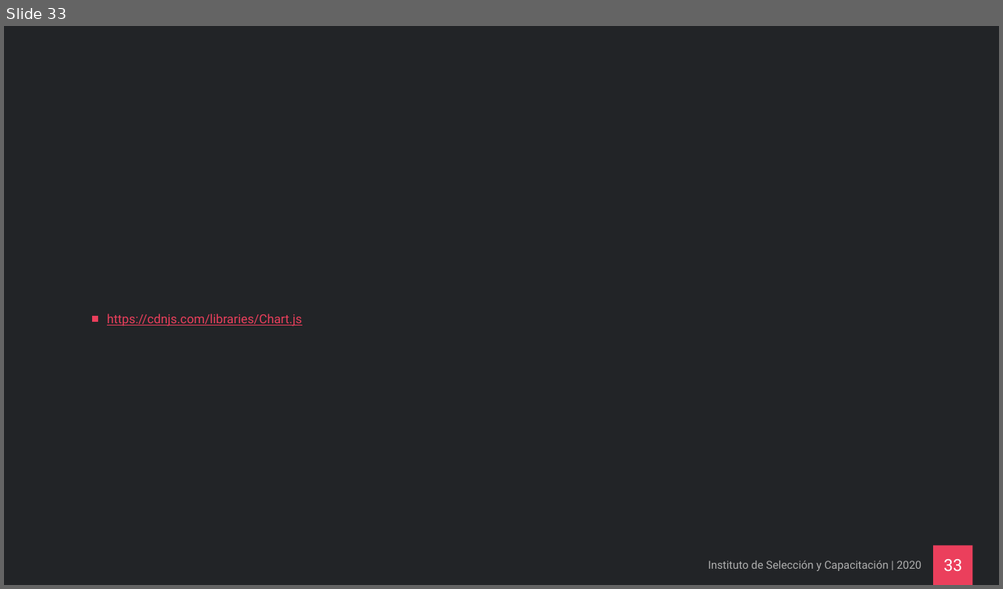
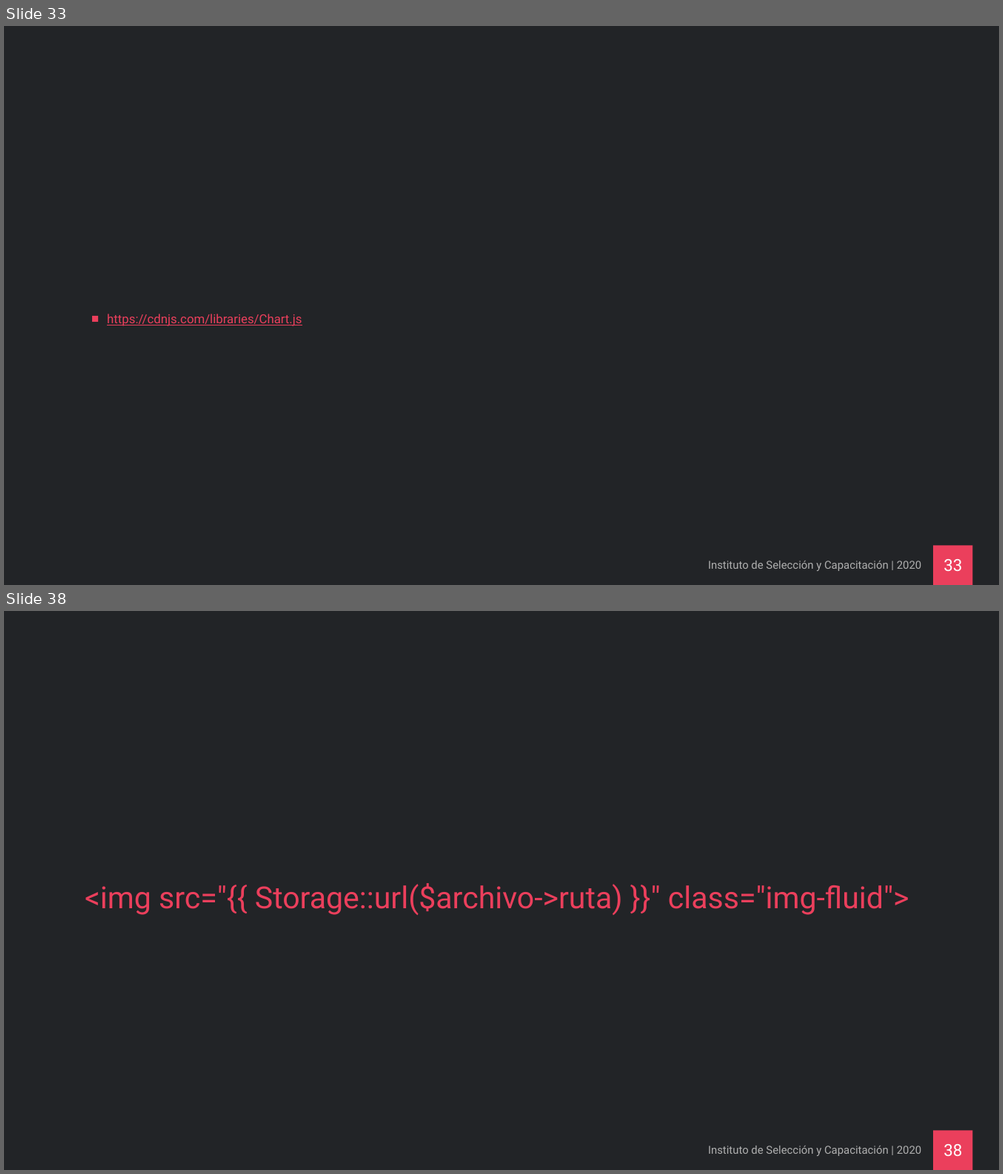
Before and after one commit to ricardo77a/curso-laravel-intermedio-dev, a slide deck: Curso Laravel Intermedio.pptx. Shown one above the other, each under a label of ours: slide 33 before the commit, slides 33 and 38 after it; the slides between them are not shown. The pictures are 1003x589 and 1003x1174 pixels, drawn with LibreOffice and Linux fonts; fonts in the diff are those of the drawing; background and template pictures are left out. Boxes give left, top, right and bottom in pixels: in the first picture for what was removed or moved away, otherwise in the second. Text is boxed around its words. In the diff, an @@ line names an element or a change of style, - is before the commit and + after.

```diff
--- a/Curso Laravel Intermedio.pptx
+++ b/Curso Laravel Intermedio.pptx
@@ slide 38 added at (x1=4, y1=611, x2=999, y2=1170), background #222427; not listed: 1 template element that a slide beside it also shows @@
@@ title added at (x1=85, y1=883, x2=909, y2=915), 44 pt, text #EB3F5C @@
+<img src="{{ Storage::url($archivo->ruta) }}" class="img-fluid">
@@ text added at (x1=708, y1=1146, x2=921, y2=1156), 16 pt, text #B0B0B0 @@
+Instituto de Selección y Capacitación | 2020
@@ page number added at (x1=943, y1=1145, x2=962, y2=1156), 24 pt, text #FFFFFF @@
+38
```
Also in this commit, not shown: 8 other slides added.
